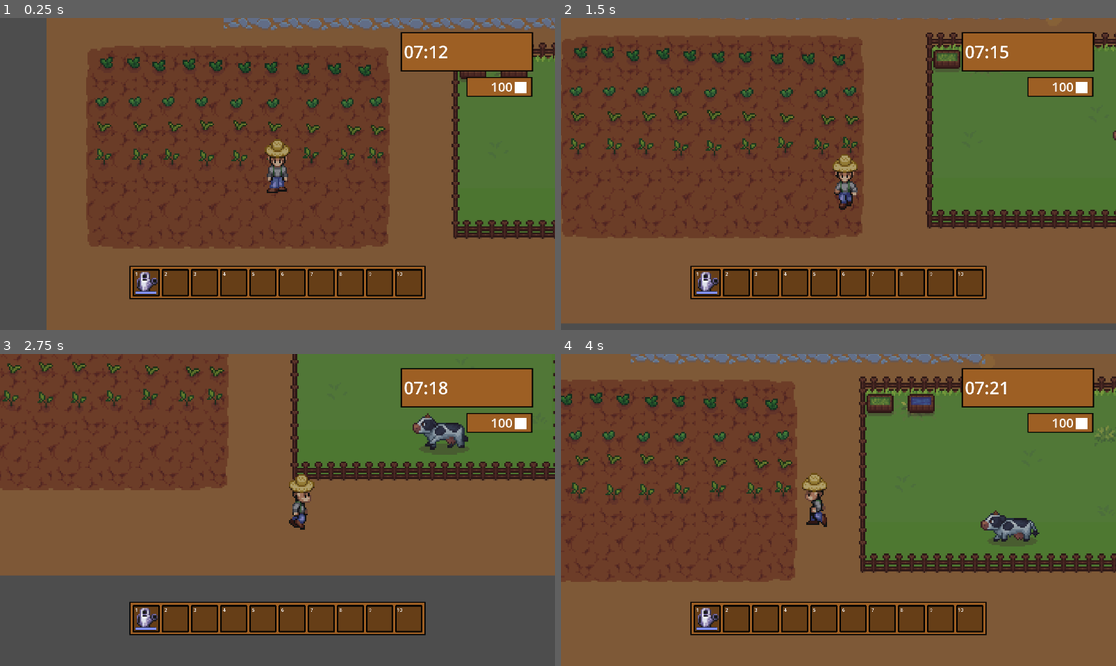
Above: before the commit, frames 1-4 (two rows, left to right).
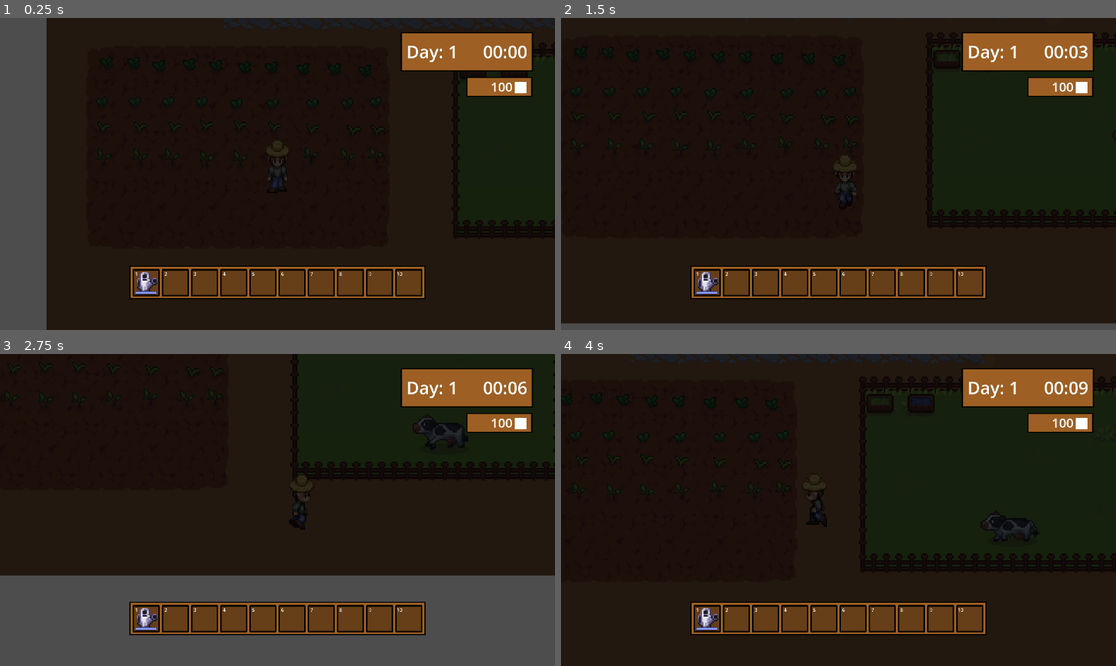
Above: after the commit, the same moments.

Repository: DragonEyeGames/Farming-Fun
Game: Godot game, scene res://Scenes/Main.tscn
Same seed, same stepped clock (60 frames per second), same inputs: the game is played once before the commit and once after it.
Inputs (mouse positions are in pixels of both pictures, inside the frame that each line leads up to):
- Up to frame 1 (0.25 s): no input
- Up to frame 2 (1.5 s): tap Enter at 0.5 s; move the mouse to (960, 158) at 0.52 s; hold D (Right) 0.53-1.28 s; tap E (Interact) at 0.6, 1.35 s; move the mouse to (727, 189) at 1.27 s; hold S (Down) from 1.28 s (still down)
- Up to frame 3 (2.75 s): move the mouse to (333, 441) at 2.02 s; release S (Down) at 2.03 s; hold D (Right) from 2.03 s (still down); tap Alt at 2.1 s; tap E (Interact) at 2.3 s
- Up to frame 4 (4 s): move the mouse to (810, 572) at 2.77 s; release D (Right) at 2.78 s; hold W (Up) 2.78-3.53 s; tap Shift at 2.85 s; tap E (Interact) at 3.05, 3.6 s; move the mouse to (1005, 556) at 3.52 s; hold A (Left) from 3.53 s (still down)

The runs differ from the first frame. In frame 1, 83% of the frame differs, in the area x 8-100%, y 0-100%; in frame 2, 89%; in frame 3, 68%; in frame 4, 91%, in the area x 0-100%, y 0-100%.

Commit message:
Sleeping + Tick Storage
Your character is now able go to sleep any any ticks that happen while you sleep are saved and applied when you go to the farm next!

Diff:
--- a/Scenes/Main.tscn
+++ b/Scenes/Main.tscn
@@ -18,8 +18,8 @@
 [ext_resource type="Script" uid="uid://bsy53bcsoyo4d" path="res://Scripts/pond.gd" id="12_c6i3y"]
 [ext_resource type="Texture2D" uid="uid://bj4dndcwxs7vo" path="res://assets/Farm/fishes.png" id="13_c2ibq"]
 [ext_resource type="Texture2D" uid="uid://l1rcl6hrb0c" path="res://assets/Farm/water_detilazation.png" id="14_c2ibq"]
-[ext_resource type="Script" uid="uid://ciqkcyg0dub76" path="res://Scripts/night.gd" id="15_j4qnp"]
 [ext_resource type="Script" uid="uid://dlg03ri1phcbk" path="res://Scripts/signal_bus.gd" id="16_fpfj3"]
+[ext_resource type="PackedScene" uid="uid://q73ievm14tf7" path="res://Scenes/night.tscn" id="19_qta6b"]
 [ext_resource type="PackedScene" uid="uid://cx2eln1oswqgk" path="res://Scenes/hud.tscn" id="20_2gh4u"]
 [ext_resource type="Texture2D" uid="uid://dcbmymdn70l5x" path="res://assets/Objects.png" id="22_3b0ty"]
 [ext_resource type="Texture2D" uid="uid://r1k5u4fnpsmj" path="res://Characters/Shopkeep.png" id="23_3tgeq"]
@@ -424,11 +424,12 @@
 [sub_resource type="RectangleShape2D" id="RectangleShape2D_4yxf6"]
 size = Vector2(82.85715, 41.428574)
 
-[node name="Main" type="Node2D" node_paths=PackedStringArray("sky", "playerNode")]
+[node name="Main" type="Node2D" node_paths=PackedStringArray("sky", "playerNode", "SignalBus")]
 texture_filter = 1
 script = ExtResource("1_kjvhd")
 sky = NodePath("Night")
 playerNode = NodePath("Player")
+SignalBus = NodePath("SignalBus")
 
 [node name="Dirt" parent="." instance=ExtResource("8_trn2v")]
 z_index = -2
@@ -689,11 +690,7 @@
 position = Vector2(16.5, 24)
 shape = SubResource("RectangleShape2D_qta6b")
 
-[node name="Night" type="CanvasModulate" parent="." node_paths=PackedStringArray("SignalBus")]
-script = ExtResource("15_j4qnp")
-day_length_seconds = 600.0
-SignalBus = NodePath("../SignalBus")
-time = 0.3
+[node name="Night" parent="." instance=ExtResource("19_qta6b")]
 
 [node name="SignalBus" type="Node2D" parent="."]
 script = ExtResource("16_fpfj3")
--- a/Scenes/bed.gd
+++ b/Scenes/bed.gd
@@ -1,11 +1,22 @@
 extends Sprite2D
 
+var player
 
 func interact():
-	print("sleeping")
+	player.sleeping=true
+	print("schlep")
+	$"../Night".play("darken")
+	await get_tree().create_timer(4).timeout
+	GameManager.day+=1
+	GameManager.time=.3
+	$"../Night".play("lighten")
+	await get_tree().create_timer(4).timeout
+	player.sleeping=false
+	player.canMove=true
 
 func _on_area_2d_body_entered(body: Node2D) -> void:
 	body.interacting.append(self)
+	player=body
 
 
 func _on_area_2d_body_exited(body: Node2D) -> void:
--- a/Scenes/house.tscn
+++ b/Scenes/house.tscn
@@ -1,16 +1,72 @@
-[gd_scene load_steps=8 format=4 uid="uid://w8rof17oksa5"]
+[gd_scene load_steps=14 format=4 uid="uid://w8rof17oksa5"]
 
 [ext_resource type="Script" uid="uid://b85p0pwlulvwk" path="res://Scripts/buildingInterior.gd" id="1_iqtyj"]
 [ext_resource type="PackedScene" uid="uid://i07sdevhcge6" path="res://Scenes/tilemap.tscn" id="1_okrnj"]
 [ext_resource type="Texture2D" uid="uid://eqoymnkrs6g6" path="res://assets/Farm/House_interior.png" id="2_n87ef"]
 [ext_resource type="PackedScene" uid="uid://dxfle2k15hmmm" path="res://Scenes/player.tscn" id="3_3jr7h"]
 [ext_resource type="Script" uid="uid://chfqwjj80xmy7" path="res://Scenes/bed.gd" id="4_xi0mm"]
+[ext_resource type="PackedScene" uid="uid://cx2eln1oswqgk" path="res://Scenes/hud.tscn" id="5_bu6dc"]
+[ext_resource type="PackedScene" uid="uid://q73ievm14tf7" path="res://Scenes/night.tscn" id="7_l3jqw"]
 
 [sub_resource type="RectangleShape2D" id="RectangleShape2D_iqtyj"]
 size = Vector2(36.666668, 7.5)
 
 [sub_resource type="RectangleShape2D" id="RectangleShape2D_xi0mm"]
 size = Vector2(35, 31.666676)
+
+[sub_resource type="Animation" id="Animation_gau5j"]
+resource_name = "darken"
+length = 3.0
+tracks/0/type = "value"
+tracks/0/imported = false
+tracks/0/enabled = true
+tracks/0/path = NodePath("Sleep/ColorRect:color")
+tracks/0/interp = 2
+tracks/0/loop_wrap = true
+tracks/0/keys = {
+"times": PackedFloat32Array(0, 1.8, 2.5, 3),
+"transitions": PackedFloat32Array(1, 1, 1, 1),
+"update": 0,
+"values": [Color(0, 0, 0, 0), Color(0, 0, 0, 0.8), Color(0, 0, 0, 0.70000005), Color(0, 0, 0, 1)]
+}
+
+[sub_resource type="Animation" id="Animation_7ug6d"]
+length = 0.001
+tracks/0/type = "value"
+tracks/0/imported = false
+tracks/0/enabled = true
+tracks/0/path = NodePath("Sleep/ColorRect:color")
+tracks/0/interp = 1
+tracks/0/loop_wrap = true
+tracks/0/keys = {
+"times": PackedFloat32Array(0),
+"transitions": PackedFloat32Array(1),
+"update": 0,
+"values": [Color(0, 0, 0, 0)]
+}
+
+[sub_resource type="Animation" id="Animation_l3jqw"]
+resource_name = "lighten"
+length = 3.0
+tracks/0/type = "value"
+tracks/0/imported = false
+tracks/0/enabled = true
+tracks/0/path = NodePath("Sleep/ColorRect:color")
+tracks/0/interp = 2
+tracks/0/loop_wrap = true
+tracks/0/keys = {
+"times": PackedFloat32Array(0, 1.8, 2.5, 3),
+"transitions": PackedFloat32Array(1, 1, 1, 1),
+"update": 0,
+"values": [Color(0, 0, 0, 1), Color(0, 0, 0, 0.2), Color(0, 0, 0, 0.3), Color(0, 0, 0, 0)]
+}
+
+[sub_resource type="AnimationLibrary" id="AnimationLibrary_lmwq5"]
+_data = {
+&"RESET": SubResource("Animation_7ug6d"),
+&"darken": SubResource("Animation_gau5j"),
+&"lighten": SubResource("Animation_l3jqw")
+}
 
 [node name="House" type="Node2D"]
 script = ExtResource("1_iqtyj")
@@ -76,6 +132,8 @@
 position = Vector2(0, -1.5258789e-05)
 shape = SubResource("RectangleShape2D_xi0mm")
 
+[node name="HUD" parent="Bed" instance=ExtResource("5_bu6dc")]
+
 [node name="Shelf" type="Sprite2D" parent="."]
 position = Vector2(-52.000004, -108.00001)
 scale = Vector2(1.2, 1.2)
@@ -101,6 +159,25 @@
 position = Vector2(47, -44)
 polygon = PackedVector2Array(-10, 149, -8, 151, 7, 151, 10, 149, 10, 153, -10, 153)
 
+[node name="Sleep" type="CanvasLayer" parent="."]
+layer = 2
+
+[node name="ColorRect" type="ColorRect" parent="Sleep"]
+anchors_preset = 15
+anchor_right = 1.0
+anchor_bottom = 1.0
+grow_horizontal = 2
+grow_vertical = 2
+color = Color(0, 0, 0, 0)
+
+[node name="Night" type="AnimationPlayer" parent="."]
+libraries = {
+&"": SubResource("AnimationLibrary_lmwq5")
+}
+
+[node name="TimeCounter" parent="." instance=ExtResource("7_l3jqw")]
+position = Vector2(102, -65)
+
 [connection signal="body_entered" from="Bed/Area2D" to="Bed" method="_on_area_2d_body_entered"]
 [connection signal="body_exited" from="Bed/Area2D" to="Bed" method="_on_area_2d_body_exited"]
 [connection signal="body_entered" from="Door" to="." method="_on_door_body_entered"]
--- a/Scenes/hud.tscn
+++ b/Scenes/hud.tscn
@@ -19,15 +19,32 @@
 anchors_preset = 15
 anchor_right = 1.0
 anchor_bottom = 1.0
-offset_left = 7.0
+offset_left = 254.0
 offset_top = -1.0
-offset_right = 1.0
+offset_right = -15.0
 offset_bottom = -1.0
 grow_horizontal = 2
 grow_vertical = 2
 mouse_filter = 2
 theme_override_font_sizes/normal_font_size = 60
-text = "Time: 0:00"
+text = "99:99"
+horizontal_alignment = 2
+vertical_alignment = 1
+
+[node name="Day" type="RichTextLabel" parent="TimeHolder"]
+layout_mode = 1
+anchors_preset = 15
+anchor_right = 1.0
+anchor_bottom = 1.0
+offset_left = 16.0
+offset_top = -1.0
+offset_right = -201.0
+offset_bottom = -1.0
+grow_horizontal = 2
+grow_vertical = 2
+mouse_filter = 2
+theme_override_font_sizes/normal_font_size = 60
+text = "Day: 1"
 vertical_alignment = 1
 
 [node name="TimeHolder2" type="ColorRect" parent="TimeHolder"]
--- /dev/null
+++ b/Scenes/night.tscn
@@ -0,0 +1,9 @@
+[gd_scene load_steps=2 format=3 uid="uid://q73ievm14tf7"]
+
+[ext_resource type="Script" uid="uid://ciqkcyg0dub76" path="res://Scripts/night.gd" id="1_2uhvn"]
+
+[node name="Night" type="CanvasModulate" node_paths=PackedStringArray("SignalBus")]
+script = ExtResource("1_2uhvn")
+day_length_seconds = 600.0
+SignalBus = NodePath("")
+time = 0.3
--- a/Scripts/GameManager.gd
+++ b/Scripts/GameManager.gd
@@ -1,6 +1,8 @@
 extends Node
 
 var time:= 0.0
+var day:=1
+var lastRenderedDay:=1
 
 var hud
 var player
--- a/Scripts/buildingInterior.gd
+++ b/Scripts/buildingInterior.gd
@@ -1,5 +1,4 @@
 extends Node2D
-
 
 func _on_door_body_entered(_body: Node2D) -> void:
 	var lastSeen
--- a/Scripts/hud.gd
+++ b/Scripts/hud.gd
@@ -13,4 +13,5 @@
 	var minutes := total_minutes % 60
 	var time_24h := "%02d:%02d" % [hours, minutes]
 	$TimeHolder/RichTextLabel.text=str(time_24h)
-	$"Money Holder/RichTextLabel".text=str(GameManager.playerMoney )
+	$"Money Holder/RichTextLabel".text=str(GameManager.playerMoney)
+	$TimeHolder/Day.text="Day: " + str(GameManager.day)
--- a/Scripts/main.gd
+++ b/Scripts/main.gd
@@ -2,8 +2,10 @@
 
 @export var sky: Node2D
 @export var playerNode: Node2D
+@export var SignalBus: Node2D
 
 func _ready() -> void:
+	var lastRenderedDay
 	if ResourceLoader.exists("user://farm_data.tres"):
 		var data = ResourceLoader.load("user://farm_data.tres") as FarmData
 		for saveable in get_tree().get_nodes_in_group("Save"):
@@ -15,6 +17,12 @@
 			var newCrop=crop.instantiate()
 			$YSort.add_child(newCrop)
 			newCrop.state=data.cropStates[data.crops.find(crop)]
+		lastRenderedDay=data.lastRendered
+		GameManager.lastRenderedDay=GameManager.day
+		if(lastRenderedDay<GameManager.lastRenderedDay):
+			for i in GameManager.lastRenderedDay-lastRenderedDay:
+				SignalBus.emit_signal("tick")
+				print("ForgottenTick")
 	if ResourceLoader.exists("user://world_data.tres"):
 		var data = ResourceLoader.load("user://world_data.tres") as WorldData
 		sky.time = data.time
@@ -29,6 +37,7 @@
 		object.reparent($YSort)
 
 func transport(file: String):
+	GameManager.lastRenderedDay=GameManager.day
 	var save = FarmData.new()
 	for saveable in get_tree().get_nodes_in_group("Save"):
 		if(saveable.is_in_group("Animal")):
@@ -40,6 +49,7 @@
 			cropScene.pack(saveable)
 			save.crops.append(cropScene)
 			save.cropStates.append(saveable.state)
+		save.lastRendered=GameManager.lastRenderedDay
 	var world = WorldData.new()
 	world.time = sky.time
 	var player = PlayerData.new()
--- a/Scripts/night.gd
+++ b/Scripts/night.gd
@@ -8,12 +8,14 @@
 @onready var color_rect := self
 
 func _process(delta):
+	time=GameManager.time
 	prev_time = time
 	time += delta / day_length_seconds
 	time = fposmod(time, 1.0)
 
 	if prev_time > time:
 		SignalBus.emit_signal("tick")
+		GameManager.day+=1
 
 	update_lighting()
 	GameManager.time=time
--- a/Scripts/player.gd
+++ b/Scripts/player.gd
@@ -13,6 +13,7 @@
 @export var onion: PackedScene
 var selectedSeed=""
 @export var busy:=false
+var sleeping:=false
 
 func _ready() -> void:
 	sprite = $Sprite
@@ -22,7 +23,8 @@
 	$Items.visible=true
 
 func _process(_delta: float) -> void:
-
+	if(sleeping):
+		canMove=false
 	#if(Input.is_action_just_pressed("Interact")):
 	velocity = (Input.get_vector("Left", "Right", "Up", "Down")).normalized()*80
 	if(canMove):
--- a/data/FarmData.gd
+++ b/data/FarmData.gd
@@ -1,5 +1,7 @@
 extends Resource
 class_name FarmData
+
+@export var lastRendered := 1
 
 @export var animals := []
 @export var crops := []
